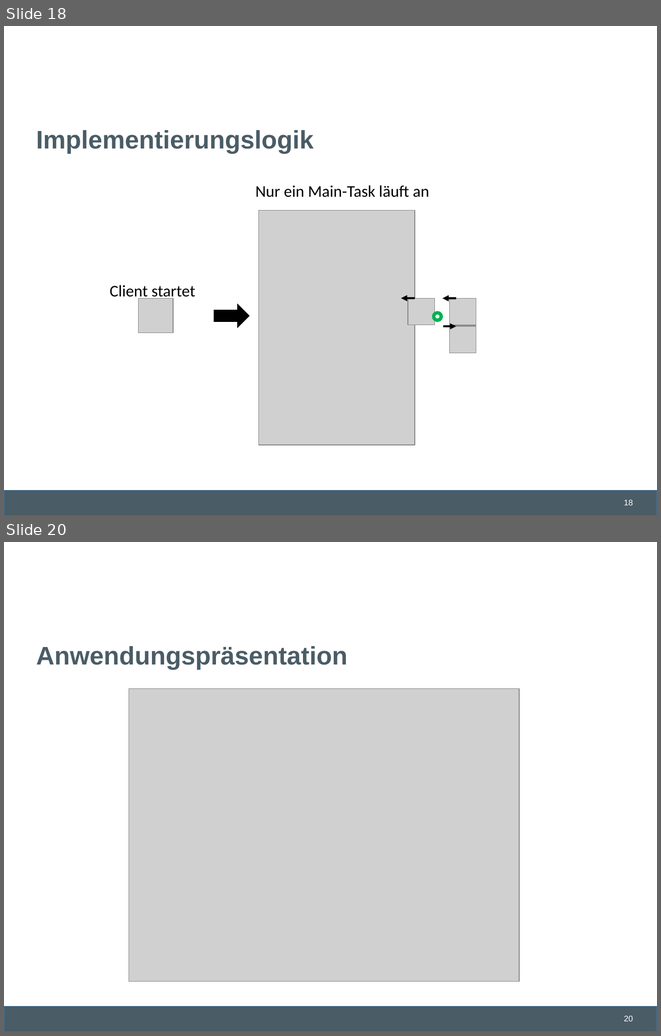
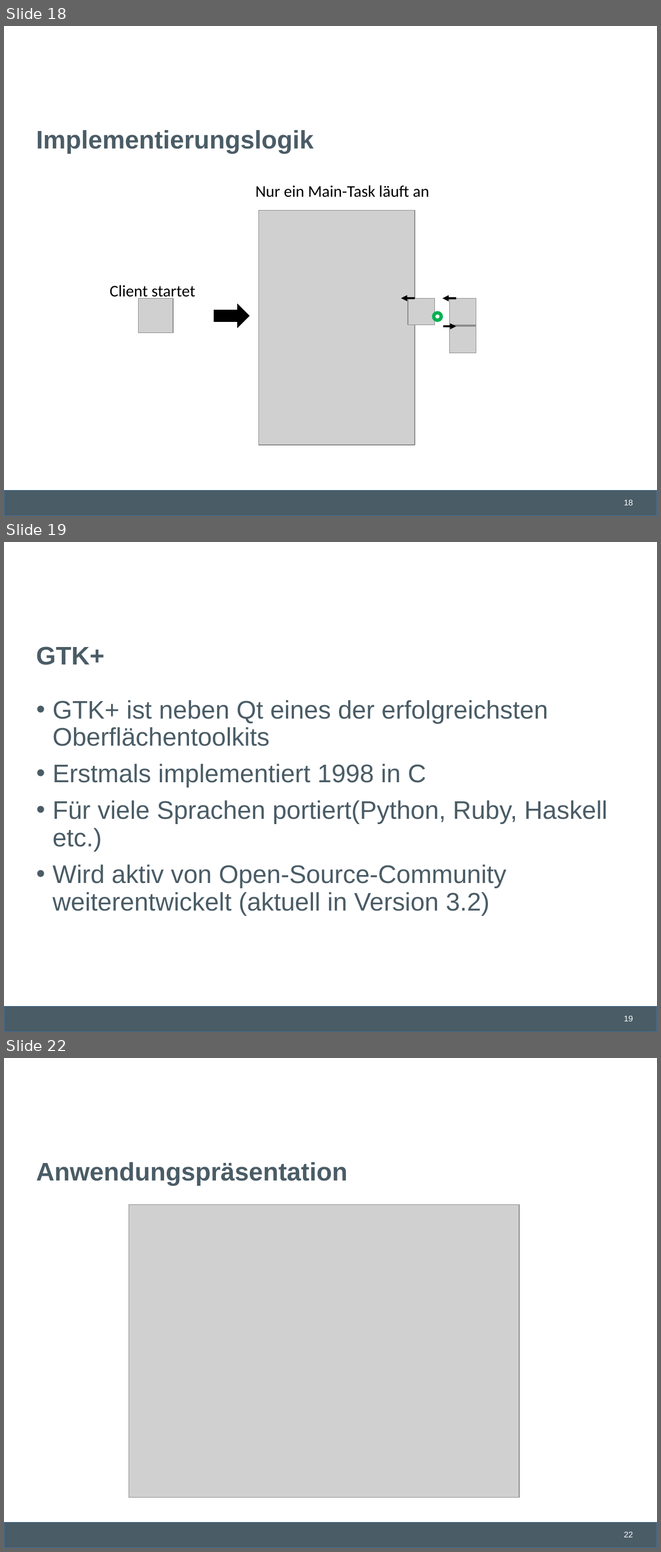
Before and after one commit to lschmischke/ADAChat, a slide deck: documentation/Ada Chat.pptx. Shown one above the other, each under a label of ours: slides 18 and 20 before the commit, slides 18, 19 and 22 after it; the slides between them are not shown. The pictures are 661x1036 and 661x1552 pixels, drawn with LibreOffice and Linux fonts; fonts in the diff are those of the drawing; grey boxes stand for pictures; background and template pictures are left out. Boxes give left, top, right and bottom in pixels: in the first picture for what was removed or moved away, otherwise in the second. Text is boxed around its words. In the diff, an @@ line names an element or a change of style, - is before the commit and + after.

```diff
--- a/documentation/Ada Chat.pptx
+++ b/documentation/Ada Chat.pptx
@@ slide 19 added at <box>4,542,657,1032</box>, background #FFFFFF; not listed: 2 template elements that a slide beside it also shows @@
@@ title added at <box>36,646,105,665</box>, 28 pt, text #4A5C66, bold @@
+GTK+
@@ text added at <box>53,700,608,915</box>, 28 pt, text #4A5C66 @@
+• GTK+ ist neben Qt eines der erfolgreichsten Oberflächentoolkits
+• Erstmals implementiert 1998 in C
+• Für viele Sprachen portiert(Python, Ruby, Haskell etc.)
+• Wird aktiv von Open-Source-Community weiterentwickelt (aktuell in Version 3.2)
@@ what was slide 20 is now slide 22 @@
@@ page number at <box>624,1531,633,1537</box>: text changed @@
-20
+22
```
Also in this commit, not shown: 1 slide changed, 1 other slide added.
